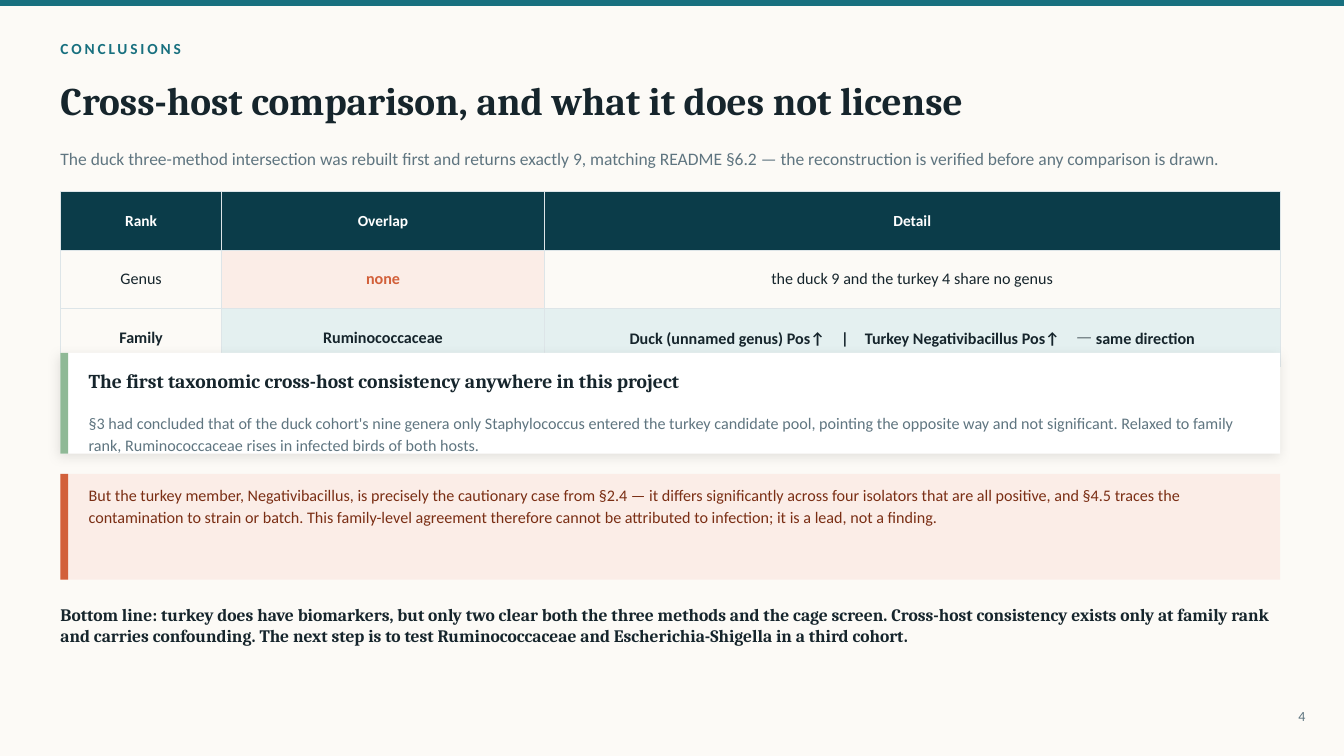
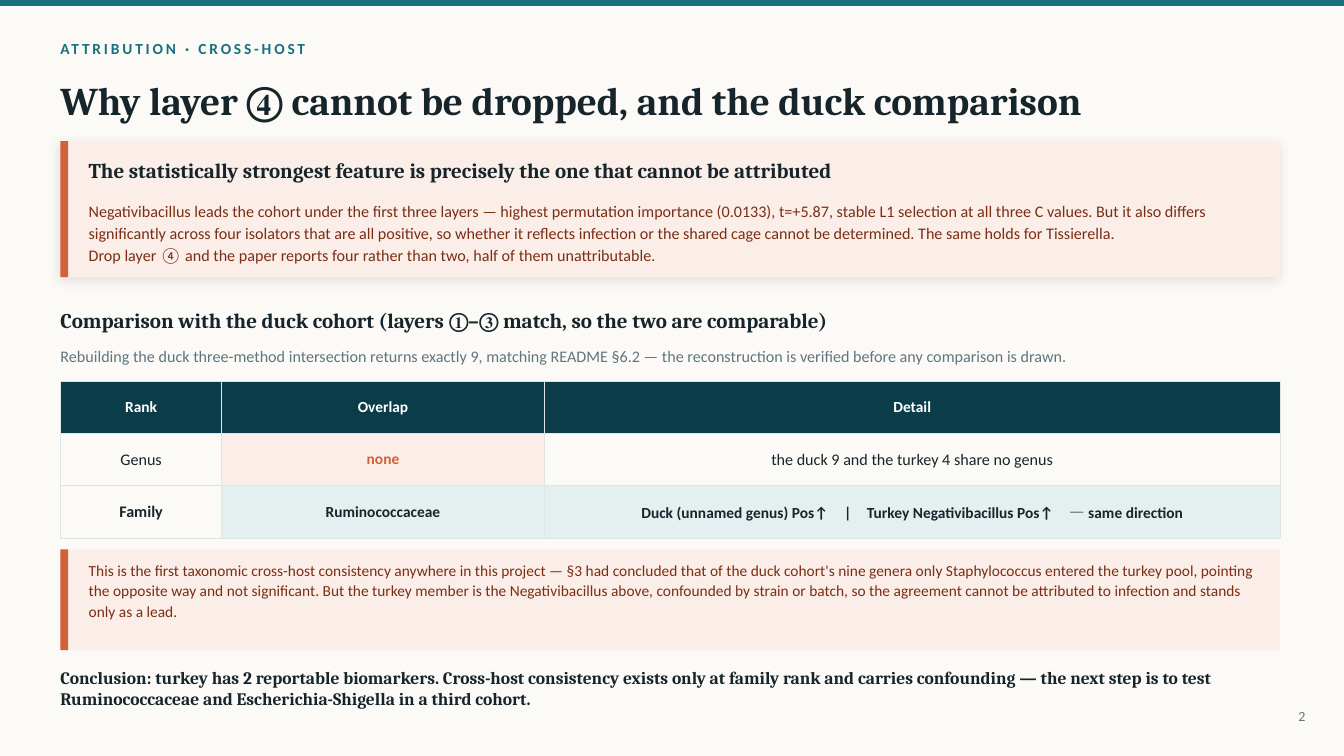
Before and after one commit to pengsihua2023/Christina-machine-learning-project, a slide deck: slide 2 of slides/Turkey_Biomarkers_EN.pptx (slide 4 before the commit). Drawn at 1344x756 pixels with LibreOffice and Linux fonts; fonts in the diff are those of the drawing. Boxes give left, top, right and bottom in pixels: in the first picture for what was removed or moved away, otherwise in the second. Text is boxed around its words. In the diff, an @@ line names an element or a change of style, - is before the commit and + after.

```diff
--- a/slides/Turkey_Biomarkers_EN.pptx
+++ b/slides/Turkey_Biomarkers_EN.pptx
@@ text at (60, 44, 180, 54): text changed @@
-CONCLUSIONS
+ATTRIBUTION · CROSS-HOST
@@ text at (60, 87, 1082, 124): text changed @@
-Cross-host comparison, and what it does not license
+Why layer ④ cannot be dropped, and the duck comparison
@@ rectangle added at (60, 141, 1280, 277), fill #FBEDE7 @@
@@ rectangle added at (60, 141, 68, 277), fill #D2603A @@
@@ text added at (89, 163, 831, 183), 15 pt, text #16252C, bold @@
+The statistically strongest feature is precisely the one that cannot be attributed
@@ text added at (89, 205, 1206, 264), 11.5 pt, text #7A2E14 @@
+Negativibacillus leads the cohort under the first three layers — highest permutation importance (0.0133), t=+5.87, stable L1 selection at all three C values. But it also differs significantly across four isolators that are all positive, so whether it reflects infection or the shared cage cannot be determined. The same holds for Tissierella.
+Drop layer ④ and the paper reports four rather than two, half of them unattributable.
@@ text at (60, 313, 827, 333): text changed; size 14 to 15 pt @@
-The first taxonomic cross-host consistency anywhere in this project
+Comparison with the duck cohort (layers ①–③ match, so the two are comparable)
@@ text "Comparison with the duck cohort ..." at (60, 313, 827, 333): vertical alignment top to middle @@
@@ text at (60, 351, 1066, 365): text changed; size 12.5 to 11.5 pt @@
-The duck three-method intersection was rebuilt first and returns exactly 9, matching README §6.2 — the reconstruction is verified before any comparison is drawn.
+Rebuilding the duck three-method intersection returns exactly 9, matching README §6.2 — the reconstruction is verified before any comparison is drawn.
@@ rectangle removed at (60, 353, 1280, 454) @@
@@ rectangle removed at (60, 353, 68, 454) @@
@@ table at (60, 381, 1280, 525) @@
@@ size 11.5 to 11 pt in "none", "Ruminococcaceae", "Duck (unnamed genus) Pos↑ | Turkey Negativibacillus ..." @@
@@ table: place and size @@
-table at (60, 192, 1280, 351)
+table at (60, 381, 1280, 525)
@@ text removed at (89, 418, 1233, 451) @@
-§3 had concluded that of the duck cohort's nine genera only Staphylococcus entered the turkey candidate pool, pointing the opposite way and not significant. Relaxed to family rank, Ruminococcaceae rises in infected birds of both hosts.
@@ text removed at (89, 490, 1180, 526) @@
-But the turkey member, Negativibacillus, is precisely the cautionary case from §2.4 — it differs significantly across four isolators that are all positive, and §4.5 traces the contamination to strain or batch. This family-level agreement therefore cannot be attributed to infection; it is a lead, not a finding.
@@ rectangle: place and size @@
-rectangle at (60, 474, 1280, 580)
+rectangle at (60, 549, 1280, 650)
@@ rectangle: place and size @@
-rectangle at (60, 474, 68, 580)
+rectangle at (60, 549, 68, 650)
@@ text at (89, 565, 1253, 620): text changed; size 12.5 to 11 pt; font Cambria to Calibri; text colour #16252C to #7A2E14; bold off @@
-Bottom line: turkey does have biomarkers, but only two clear both the three methods and the cage screen. Cross-host consistency exists only at family rank and carries confounding. The next step is to test Ruminococcaceae and Escherichia-Shigella in a third cohort.
+This is the first taxonomic cross-host consistency anywhere in this project — §3 had concluded that of the duck cohort's nine genera only Staphylococcus entered the turkey pool, pointing the opposite way and not significant. But the turkey member is the Negativibacillus above, confounded by strain or batch, so the agreement cannot be attributed to infection and stands only as a lead.
@@ text "This is the first taxonomic ..." at (89, 565, 1253, 620): vertical alignment middle to top @@
@@ text added at (60, 671, 1211, 709), 12.5 pt, text #16252C, bold @@
+Conclusion: turkey has 2 reportable biomarkers. Cross-host consistency exists only at family rank and carries confounding — the next step is to test Ruminococcaceae and Escherichia-Shigella in a third cohort.
@@ text at (1298, 712, 1305, 721): text changed @@
-4
+2
```
Also in this commit, not shown: 1 slide added, 3 slides removed, 3 other files.
